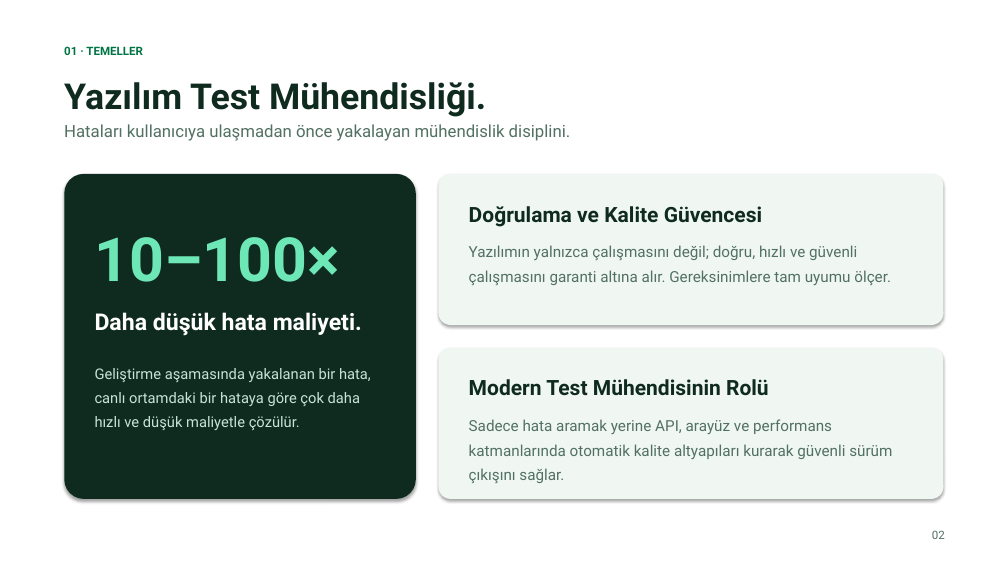
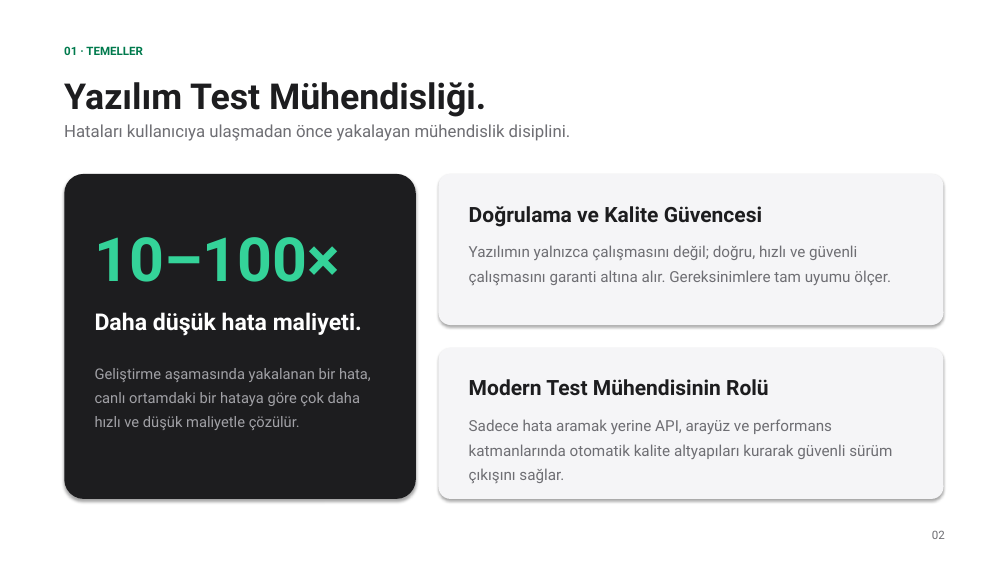
Before and after one commit to mustafagmn/24118007_MustafaGuman_YazilimGelistirme_rest-assured-api-regression-test, a slide deck: slide 2 of sunum/Yapay_Zeka_Destekli_Yazilim_Test_Muhendisligi_Mustafa_Guman.pptx. Drawn at 1008x567 pixels with LibreOffice and Linux fonts; fonts in the diff are those of the drawing. Boxes give left, top, right and bottom in pixels: in the first picture for what was removed or moved away, otherwise in the second. Text is boxed around its words. In the diff, an @@ line names an element or a change of style, - is before the commit and + after.

Commit message:
Refine presentation colors: neutral Apple dark/light surfaces with subtle green accent

```diff
--- a/sunum/Yapay_Zeka_Destekli_Yazilim_Test_Muhendisligi_Mustafa_Guman.pptx
+++ b/sunum/Yapay_Zeka_Destekli_Yazilim_Test_Muhendisligi_Mustafa_Guman.pptx
@@ text "Yazılım Test Mühendisliği." at (64,82,486,117): text colour #0F2A1F to #1D1D1F @@
@@ rounded rectangle at (64,174,416,499): fill #0F2A1F to #1D1D1F @@
@@ rounded rectangle at (439,174,944,325): fill #F0F7F3 to #F5F5F7 @@
@@ text "10–100×" at (95,237,340,282): text colour #6EE7B7 to #34D399 @@
@@ text "Geliştirme aşamasında yakalanan bir hata, ..." at (95,368,371,430): text colour #C6E4D5 to #A1A1A6 @@
@@ rounded rectangle at (439,348,944,499): fill #F0F7F3 to #F5F5F7 @@
@@ text colour #527063 to #6E6E73 in 4 elements at (64,124,571,141), (932,530,945,539), (469,245,891,285), (469,419,892,483) @@
```
Also in this commit, not shown: 10 other slides changed.
